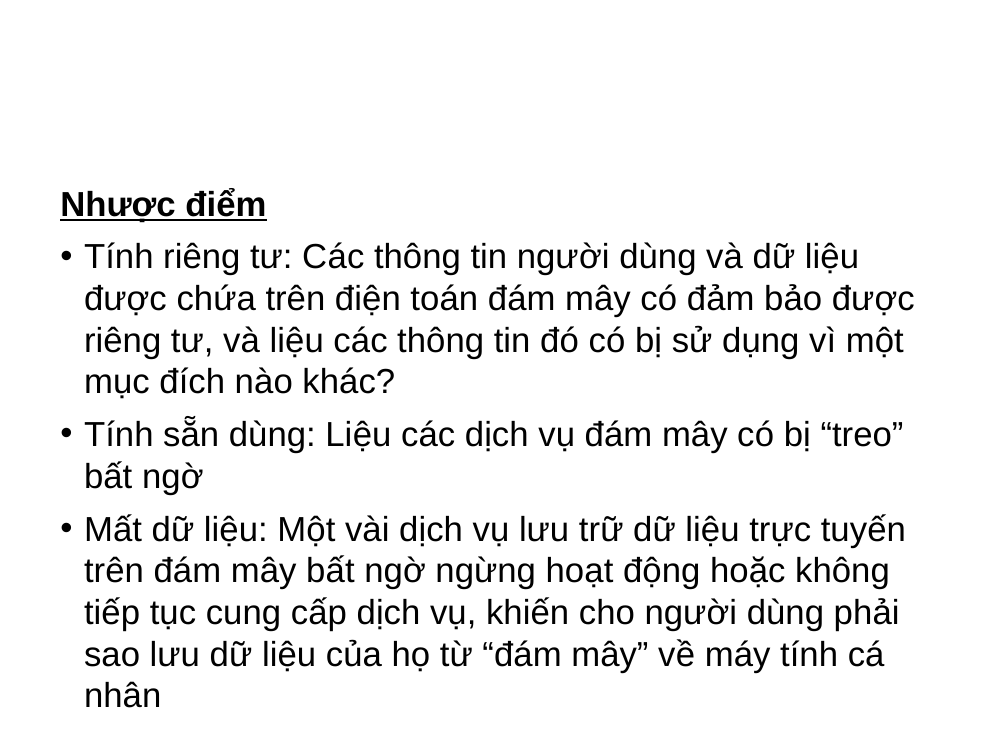
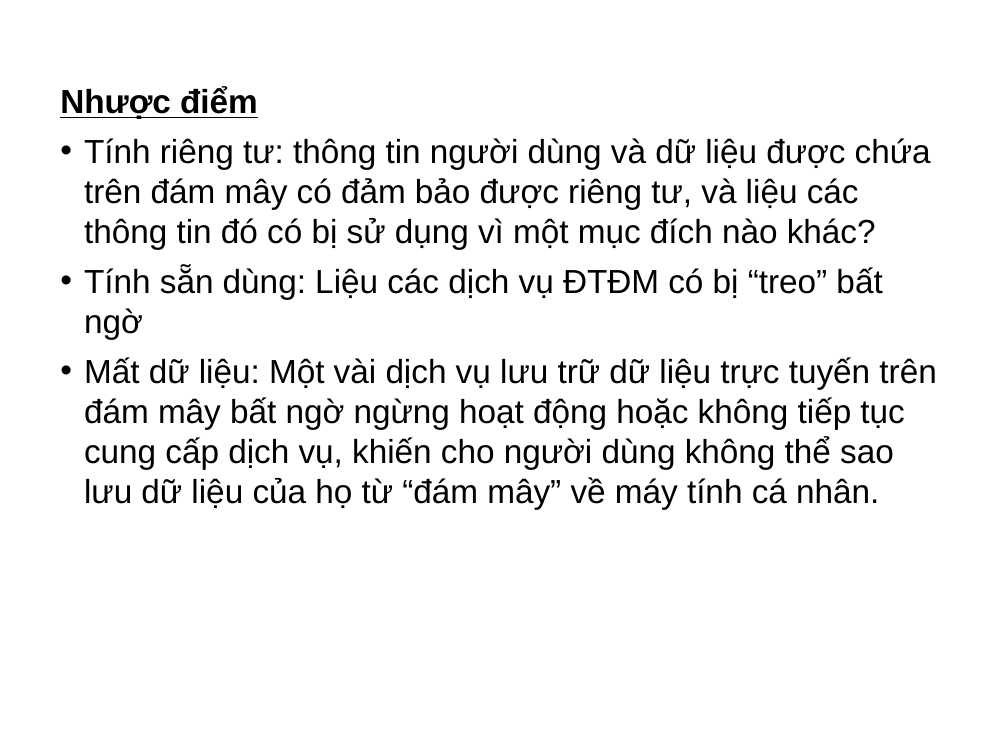
Before and after one commit to ndlongit/longnd-data, a slide deck: slide 8 of Temp/Bai tap ky nang - NDL.ppt. Drawn at 1008x756 pixels with LibreOffice and Linux fonts; fonts in the diff are those of the drawing. Boxes give left, top, right and bottom in pixels: in the first picture for what was removed or moved away, otherwise in the second. Text is boxed around its words. In the diff, an @@ line names an element or a change of style, - is before the commit and + after.

Commit message:
Format font

```diff
--- a/Temp/Bai tap ky nang - NDL.ppt
+++ b/Temp/Bai tap ky nang - NDL.ppt
@@ text "Nhược điểm": place and size @@
-text "Nhược điểm" at (60,188,915,673)
+text "Nhược điểm" at (60,87,936,509)
@@ text at (60,87,258,119): size 24.8 to 23.8 pt in "Nhược điểm"; less space between paragraphs @@
@@ text at (84,138,936,509): text changed; size 24.8 to 23.8 pt @@
-• Tính riêng tư: Các thông tin người dùng và dữ liệu được chứa trên điện toán đám mây có đảm bảo được riêng tư, và liệu các thông tin đó có bị sử dụng vì một mục đích nào khác?
-• Tính sẵn dùng: Liệu các dịch vụ đám mây có bị “treo” bất ngờ
-• Mất dữ liệu: Một vài dịch vụ lưu trữ dữ liệu trực tuyến trên đám mây bất ngờ ngừng hoạt động hoặc không tiếp tục cung cấp dịch vụ, khiến cho người dùng phải sao lưu dữ liệu của họ từ “đám mây” về máy tính cá nhân
+• Tính riêng tư: thông tin người dùng và dữ liệu được chứa trên đám mây có đảm bảo được riêng tư, và liệu các thông tin đó có bị sử dụng vì một mục đích nào khác?
+• Tính sẵn dùng: Liệu các dịch vụ ĐTĐM có bị “treo” bất ngờ
+• Mất dữ liệu: Một vài dịch vụ lưu trữ dữ liệu trực tuyến trên đám mây bất ngờ ngừng hoạt động hoặc không tiếp tục cung cấp dịch vụ, khiến cho người dùng không thể sao lưu dữ liệu của họ từ “đám mây” về máy tính cá nhân.
```
Also in this commit, not shown: 8 other slides changed.
